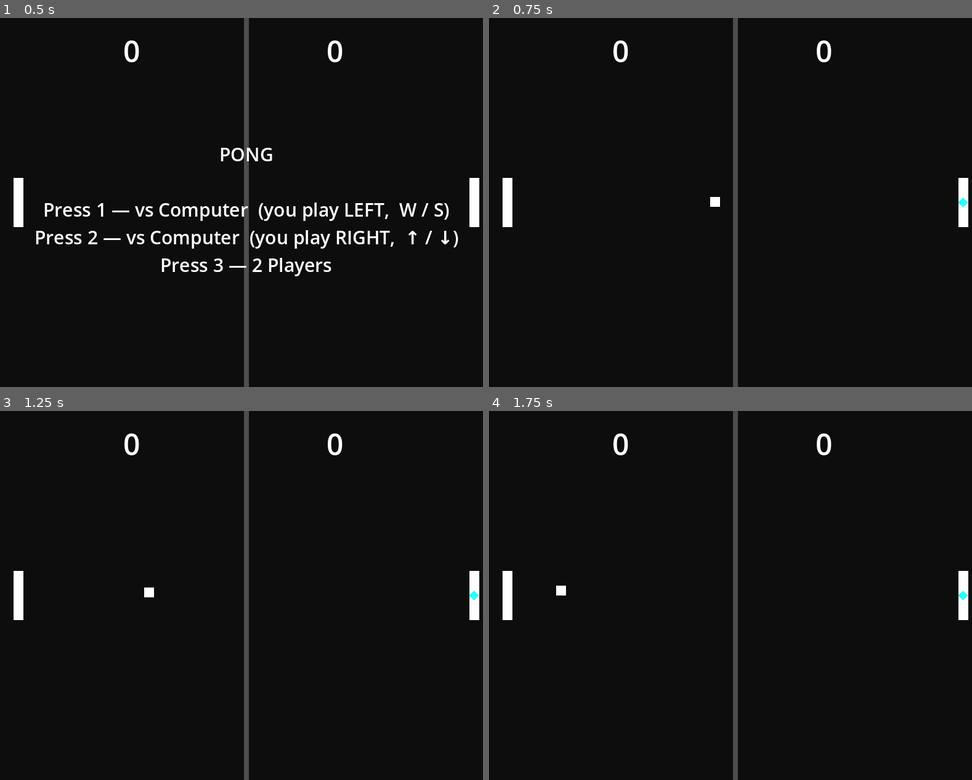
Above: before the commit, frames 1-4 (two rows, left to right).
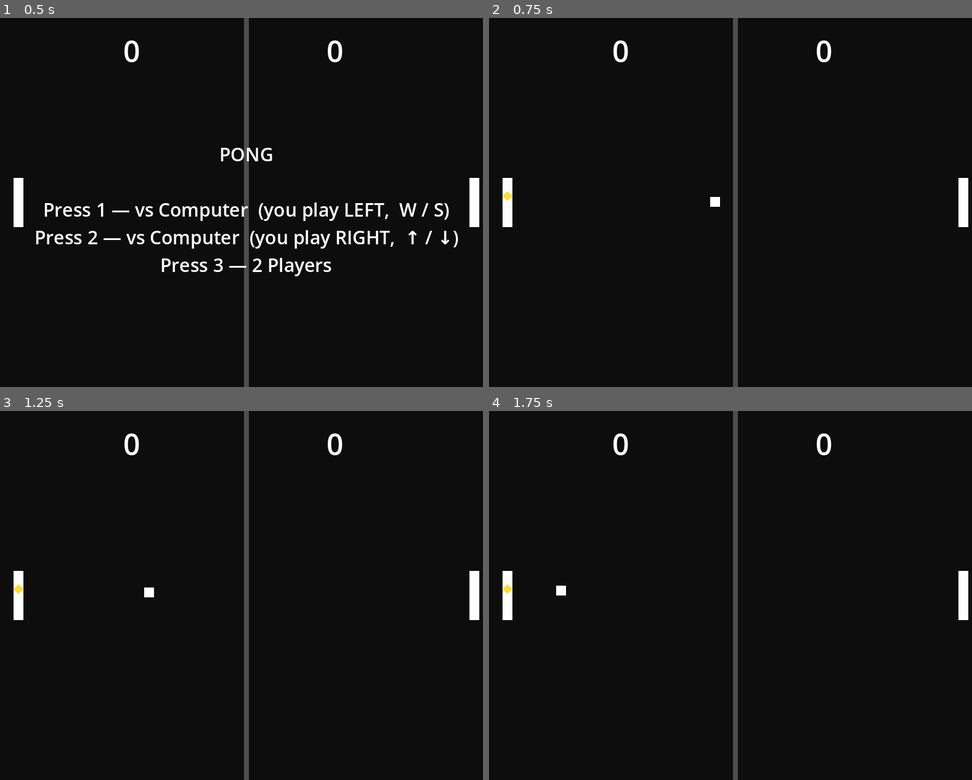
Above: after the commit, the same moments.

Repository: WoSupport/godot-pong
Game: Godot game, scene res://scenes/Main.tscn
Two runs of this game, one before a commit and one after it. Both use one fixed random seed, a clock stepped at 60 frames per second and the inputs below.
Inputs:
- Up to frame 1 (0.5 s): no input
- Up to frame 2 (0.75 s): tap Enter (ui_accept) at 0.5 s; hold Up (ui_up) from 0.53 s (still down); tap 1 at 0.6 s
- Up to frame 3 (1.25 s): keep holding Up (ui_up); tap Enter (ui_accept) at 0.77 s; tap 2 at 0.8 s
- Up to frame 4 (1.75 s): release Up (ui_up) at 1.28 s; hold Down (ui_down) from 1.28 s (still down); tap 2 at 1.35 s; tap Enter (ui_accept) at 1.52 s; tap 3 at 1.55 s

Frame 1 is identical in both runs. In frame 2, less than 0.1% of the frame differs, in the area x 2-100%, y 47-52%; in frame 3, less than 0.1%; in frame 4, less than 0.1%.

Commit message:
Add player-side prediction marker; fix AI edge-hit on shallow angles
Markers:
- Two prediction diamonds now shown during play: gold/yellow on the
  left paddle side, cyan on the right. Only the side the ball is
  heading toward is visible at any time. Marker logic moved out of
  _tick_ai into a dedicated _update_markers() so it works in all
  modes (1P left, 1P right, 2P).

AI edge-hit fix:
- Strategic offset now scaled by ball steepness:
    offset = opp_bias * 28 * clamp(|dy/dx|, 0, 1)
  A near-parallel ball (small |dy/dx|) gets near-zero offset so the
  AI centres its paddle on the landing point, guaranteeing a face hit.
  A steep ball still gets up to 28px offset (70% of paddle half-height),
  keeping hit_pos well inside the face even with small prediction errors.

Co-Authored-By: Claude Sonnet 4.6 <noreply@anthropic.com>

Diff:
--- a/scripts/Game.gd
+++ b/scripts/Game.gd
@@ -3,35 +3,35 @@
 # ── Constants ─────────────────────────────────────────────────────────────────
 const WINNING_SCORE      := 5
 const BALL_SPEED_START   := 250.0
-const BALL_SPEED_ON_HIT  := 30.0    # added per clean face hit
-const MAX_BOUNCE_ANGLE   := 75.0    # degrees — edge hit sends ball steepest
-const PADDLE_SPEED       := 400.0   # AI uses the same speed as the player
+const BALL_SPEED_ON_HIT  := 30.0
+const MAX_BOUNCE_ANGLE   := 75.0
+const PADDLE_SPEED       := 400.0
 const W                  := 800.0
 const H                  := 600.0
 
-# Wall bounds used by ball and prediction
-const WALL_TOP    := 10.0
-const WALL_BOT    := H - 10.0
-const FIELD_H     := WALL_BOT - WALL_TOP   # 580.0
+const WALL_TOP := 10.0
+const WALL_BOT := H - 10.0
+const FIELD_H  := WALL_BOT - WALL_TOP   # 580.0
 
 # ── State ─────────────────────────────────────────────────────────────────────
-var left_score  := 0
-var right_score := 0
-var game_active := false
-var ai_left     := false
-var ai_right    := false
+var left_score     := 0
+var right_score    := 0
+var game_active    := false
+var ai_left        := false
+var ai_right       := false
 var ball_dir       := Vector2.ZERO
 var ball_speed     := BALL_SPEED_START
-var time_since_hit := 1.0   # starts high so the very first hit always counts
+var time_since_hit := 1.0
 
 # ── Node refs ─────────────────────────────────────────────────────────────────
-var ball             : CharacterBody2D
-var left_paddle      : StaticBody2D
-var right_paddle     : StaticBody2D
-var lbl_left         : Label
-var lbl_right        : Label
-var lbl_message      : Label
-var prediction_marker : Polygon2D   # debug: shows where the AI predicts the ball will land
+var ball          : CharacterBody2D
+var left_paddle   : StaticBody2D
+var right_paddle  : StaticBody2D
+var lbl_left      : Label
+var lbl_right     : Label
+var lbl_message   : Label
+var marker_left   : Polygon2D   # yellow — prediction at left paddle
+var marker_right  : Polygon2D   # cyan   — prediction at right paddle
 
 # ─────────────────────────────────────────────────────────────────────────────
 func _ready() -> void:
@@ -72,19 +72,15 @@
 	lbl_message.size                 = Vector2(W, 200)
 	lbl_message.horizontal_alignment = HORIZONTAL_ALIGNMENT_CENTER
 	lbl_message.autowrap_mode        = TextServer.AUTOWRAP_WORD
-
 	ui.add_child(lbl_left)
 	ui.add_child(lbl_right)
 	ui.add_child(lbl_message)
 
-	# Debug prediction marker — a small cyan diamond drawn in world space
-	prediction_marker = Polygon2D.new()
-	prediction_marker.polygon = PackedVector2Array([
-		Vector2(0, -8), Vector2(8, 0), Vector2(0, 8), Vector2(-8, 0)
-	])
-	prediction_marker.color   = Color(0.0, 1.0, 1.0, 0.85)   # bright cyan
-	prediction_marker.visible = false
-	add_child(prediction_marker)
+	# Prediction markers — diamonds drawn in world space
+	marker_left  = _make_marker(Color(1.0, 0.85, 0.0, 0.85))   # gold/yellow
+	marker_right = _make_marker(Color(0.0, 1.0,  1.0, 0.85))   # cyan
+	add_child(marker_left)
+	add_child(marker_right)
 
 	_show_title()
 
@@ -130,6 +126,15 @@
 	lbl.add_theme_font_size_override("font_size", font_size)
 	return lbl
 
+func _make_marker(color: Color) -> Polygon2D:
+	var m := Polygon2D.new()
+	m.polygon = PackedVector2Array([
+		Vector2(0, -8), Vector2(8, 0), Vector2(0, 8), Vector2(-8, 0)
+	])
+	m.color   = color
+	m.visible = false
+	return m
+
 # ── Input ─────────────────────────────────────────────────────────────────────
 func _input(event: InputEvent) -> void:
 	if not (event is InputEventKey and event.pressed and not event.echo):
@@ -137,82 +142,89 @@
 	if game_active:
 		return
 	match event.physical_keycode:
-		KEY_1:
-			ai_left = false;  ai_right = true;  _start_game()
-		KEY_2:
-			ai_left = true;   ai_right = false;  _start_game()
-		KEY_3:
-			ai_left = false;  ai_right = false;  _start_game()
+		KEY_1:  ai_left = false; ai_right = true;  _start_game()
+		KEY_2:  ai_left = true;  ai_right = false; _start_game()
+		KEY_3:  ai_left = false; ai_right = false; _start_game()
 
 # ── Game loop ─────────────────────────────────────────────────────────────────
 func _physics_process(delta: float) -> void:
 	if not game_active:
 		return
 
-	# Left paddle
 	if ai_left:
 		_tick_ai(left_paddle, right_paddle, false, delta)
 	else:
-		var d := (int(Input.is_key_pressed(KEY_S)) - int(Input.is_key_pressed(KEY_W)))
-		left_paddle.position.y = clamp(
-			left_paddle.position.y + d * PADDLE_SPEED * delta, 50.0, H - 50.0)
-
-	# Right paddle
+		var d := int(Input.is_key_pressed(KEY_S)) - int(Input.is_key_pressed(KEY_W))
+		left_paddle.position.y = clamp(left_paddle.position.y + d * PADDLE_SPEED * delta, 50.0, H - 50.0)
+
 	if ai_right:
 		_tick_ai(right_paddle, left_paddle, true, delta)
 	else:
-		var d := (int(Input.is_key_pressed(KEY_DOWN)) - int(Input.is_key_pressed(KEY_UP)))
-		right_paddle.position.y = clamp(
-			right_paddle.position.y + d * PADDLE_SPEED * delta, 50.0, H - 50.0)
+		var d := int(Input.is_key_pressed(KEY_DOWN)) - int(Input.is_key_pressed(KEY_UP))
+		right_paddle.position.y = clamp(right_paddle.position.y + d * PADDLE_SPEED * delta, 50.0, H - 50.0)
 
 	_tick_ball(delta)
+	_update_markers()
 
 # ── AI ────────────────────────────────────────────────────────────────────────
-# ball_toward_positive_x: true for the right paddle AI, false for the left paddle AI
 func _tick_ai(paddle: StaticBody2D, opponent: StaticBody2D, ball_toward_positive_x: bool, delta: float) -> void:
 	var approaching := ball_dir.x > 0.0 if ball_toward_positive_x else ball_dir.x < 0.0
 
 	var target_y: float
-	var landing_y: float
-
 	if approaching:
-		landing_y = _predict_ball_y(paddle.position.x)
-		var opp_bias := (opponent.position.y - H / 2.0) / (H / 2.0)  # -1 … +1
-		target_y     = landing_y - opp_bias * 36.0
-	else:
-		landing_y = H / 2.0
-		target_y  = H / 2.0
+		var landing_y := _predict_ball_y(paddle.position.x)
+
+		# Strategic offset: aim ball away from where the opponent is.
+		# Scale by how steep the ball angle is — near-parallel balls (small
+		# |ball_dir.y / ball_dir.x|) get almost no offset so the ball lands
+		# safely on the paddle face instead of clipping the edge.
+		var steepness  := clampf(absf(ball_dir.y / ball_dir.x), 0.0, 1.0)
+		var opp_bias   := (opponent.position.y - H / 2.0) / (H / 2.0)   # -1…+1
+		# Max offset 28 px (70 % of paddle half-height) keeps hit_pos < 0.7,
+		# well clear of the edge even with small prediction errors.
+		target_y = landing_y - opp_bias * 28.0 * steepness
+	else:
+		target_y = H / 2.0   # ball moving away — drift to centre
 
 	target_y = clampf(target_y, 50.0, H - 50.0)
 	var move  := clampf(target_y - paddle.position.y, -PADDLE_SPEED * delta, PADDLE_SPEED * delta)
 	paddle.position.y = clamp(paddle.position.y + move, 50.0, H - 50.0)
 
-	# ── Debug marker: show raw landing prediction (before strategic offset) ──
-	prediction_marker.visible    = true
-	prediction_marker.position.x = paddle.position.x
-	prediction_marker.position.y = landing_y
-
-# Predict the ball's Y coordinate when it reaches target_x, accounting for
-# wall bounces. Returns H/2 if the ball is moving away from target_x.
+# ── Prediction markers ────────────────────────────────────────────────────────
+func _update_markers() -> void:
+	# Show the marker on whichever side the ball is heading toward.
+	# Both markers are always computed; only the relevant one is visible.
+	if ball_dir.x > 0.0:
+		# Ball heading right → right-paddle marker visible
+		marker_right.visible    = true
+		marker_right.position.x = right_paddle.position.x
+		marker_right.position.y = _predict_ball_y(right_paddle.position.x)
+		marker_left.visible     = false
+	elif ball_dir.x < 0.0:
+		# Ball heading left → left-paddle marker visible
+		marker_left.visible    = true
+		marker_left.position.x = left_paddle.position.x
+		marker_left.position.y = _predict_ball_y(left_paddle.position.x)
+		marker_right.visible   = false
+	else:
+		marker_left.visible  = false
+		marker_right.visible = false
+
+# ── Ball prediction ───────────────────────────────────────────────────────────
 func _predict_ball_y(target_x: float) -> float:
 	if absf(ball_dir.x) < 0.01:
 		return ball.position.y
-	# Ball must be heading toward target_x
 	if signf(target_x - ball.position.x) != signf(ball_dir.x):
 		return H / 2.0
 
-	# Signed displacement — gives a constant result wherever along the flight
-	# path this is called.  absf() would break the left-paddle case because
-	# (target_x − ball.x) is negative there, and absf flips the sign of dy.
 	var dy := (ball_dir.y / ball_dir.x) * (target_x - ball.position.x)
 
-	# Fold into [WALL_TOP, WALL_BOT] using repeated reflection
-	var y := ball.position.y + dy - WALL_TOP      # 0-based
+	var y := ball.position.y + dy - WALL_TOP
 	if y < 0.0:
-		y = -y                                     # reflect off top
+		y = -y
 	y = fmod(y, FIELD_H * 2.0)
 	if y > FIELD_H:
-		y = FIELD_H * 2.0 - y                     # reflect off bottom
+		y = FIELD_H * 2.0 - y
 
 	return clampf(y + WALL_TOP, WALL_TOP, WALL_BOT)
 
@@ -225,10 +237,8 @@
 		var collider := col.get_collider()
 		var normal   := col.get_normal()
 
-		# face hit  → normal is mostly horizontal (ball hit the front of the paddle)
-		# edge clip → normal is mostly vertical   (ball caught the top/bottom sliver)
 		if absf(normal.x) > 0.5:
-			# ── Face hit: apply directional deflection ──────────────────────────
+			# Face hit — directional deflection
 			var hit_pos := clampf((ball.position.y - collider.position.y) / 40.0, -1.0, 1.0)
 			var angle   := hit_pos * deg_to_rad(MAX_BOUNCE_ANGLE)
 			var out_x   := 1.0 if collider == left_paddle else -1.0
@@ -237,20 +247,14 @@
 				ball_speed    += BALL_SPEED_ON_HIT
 				time_since_hit = 0.0
 		else:
-			# ── Edge clip: reflect and physically push ball away from the edge ──
-			# Without the push the ball can get wedged between the paddle edge
-			# and the arena wall, oscillating forever with zero net movement.
+			# Edge clip — reflect and push clear to prevent wedging
 			ball_dir       = ball_dir.bounce(normal)
 			ball.position += normal * 4.0
 
-		# After any collision guarantee enough vertical movement so the ball
-		# can never settle into a near-horizontal trajectory that gets trapped.
 		if absf(ball_dir.y) < 0.15:
 			ball_dir.y = 0.15 * signf(ball_dir.y) if ball_dir.y != 0.0 else 0.15
 			ball_dir   = ball_dir.normalized()
 
-	# Wall bounds — keep 1 px inside so position never sits exactly on the boundary,
-	# which would create the double-constraint trap in the first place.
 	if ball.position.y < WALL_TOP:
 		ball.position.y = WALL_TOP + 1.0
 		ball_dir.y      = absf(ball_dir.y)
@@ -266,13 +270,14 @@
 	lbl_message.text = "PONG\n\nPress 1 — vs Computer  (you play LEFT,  W / S)\nPress 2 — vs Computer  (you play RIGHT,  ↑ / ↓)\nPress 3 — 2 Players"
 
 func _start_game() -> void:
-	left_score               = 0
-	right_score              = 0
-	prediction_marker.visible = false
+	left_score  = 0
+	right_score = 0
 	_update_scores()
-	lbl_message.text = ""
-	game_active      = true
-	ball.visible     = true
+	lbl_message.text     = ""
+	marker_left.visible  = false
+	marker_right.visible = false
+	game_active          = true
+	ball.visible         = true
 	_reset_ball()
 
 func _reset_ball() -> void:
@@ -300,8 +305,9 @@
 	lbl_right.text = str(right_score)
 
 func _end_game() -> void:
-	game_active               = false
-	ball.visible              = false
-	prediction_marker.visible = false
+	game_active          = false
+	ball.visible         = false
+	marker_left.visible  = false
+	marker_right.visible = false
 	var winner := "Left" if left_score >= WINNING_SCORE else "Right"
 	lbl_message.text = winner + " wins!\n\nPress 1 — vs Computer  (you LEFT)\nPress 2 — vs Computer  (you RIGHT)\nPress 3 — 2 Players"
